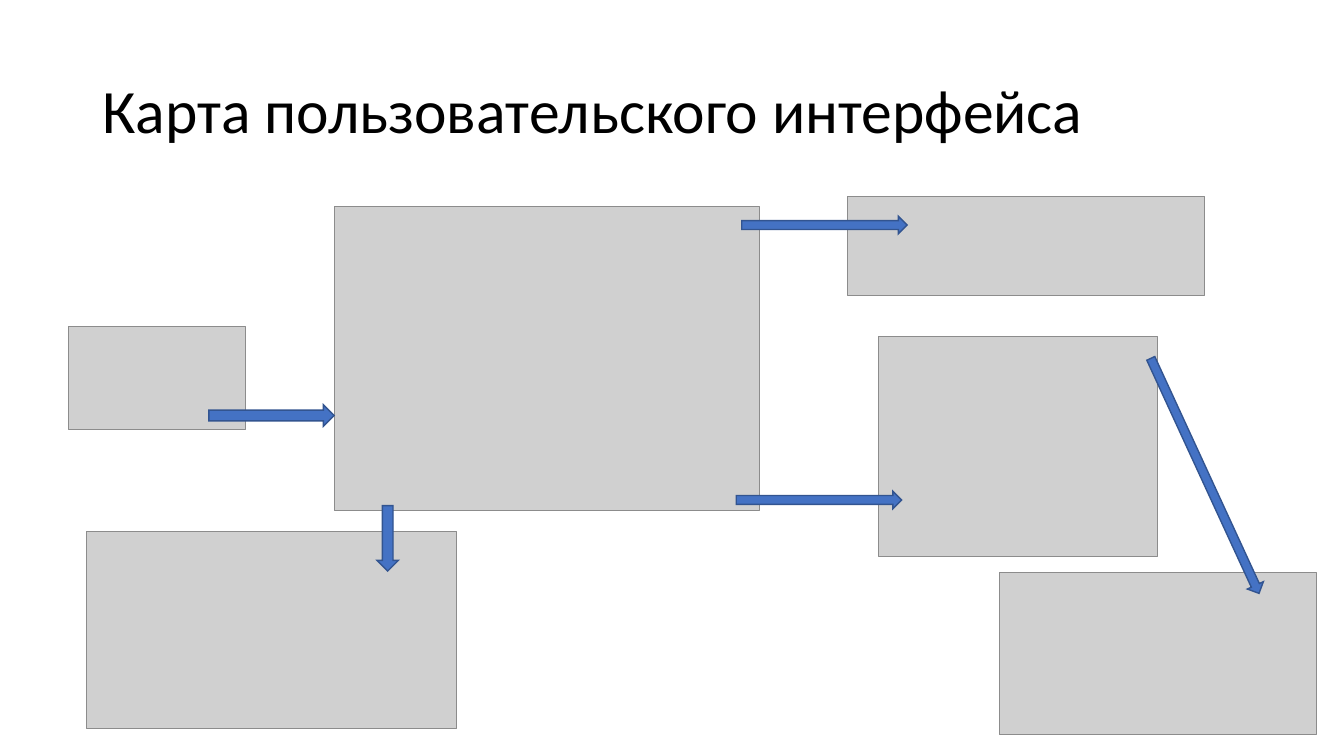
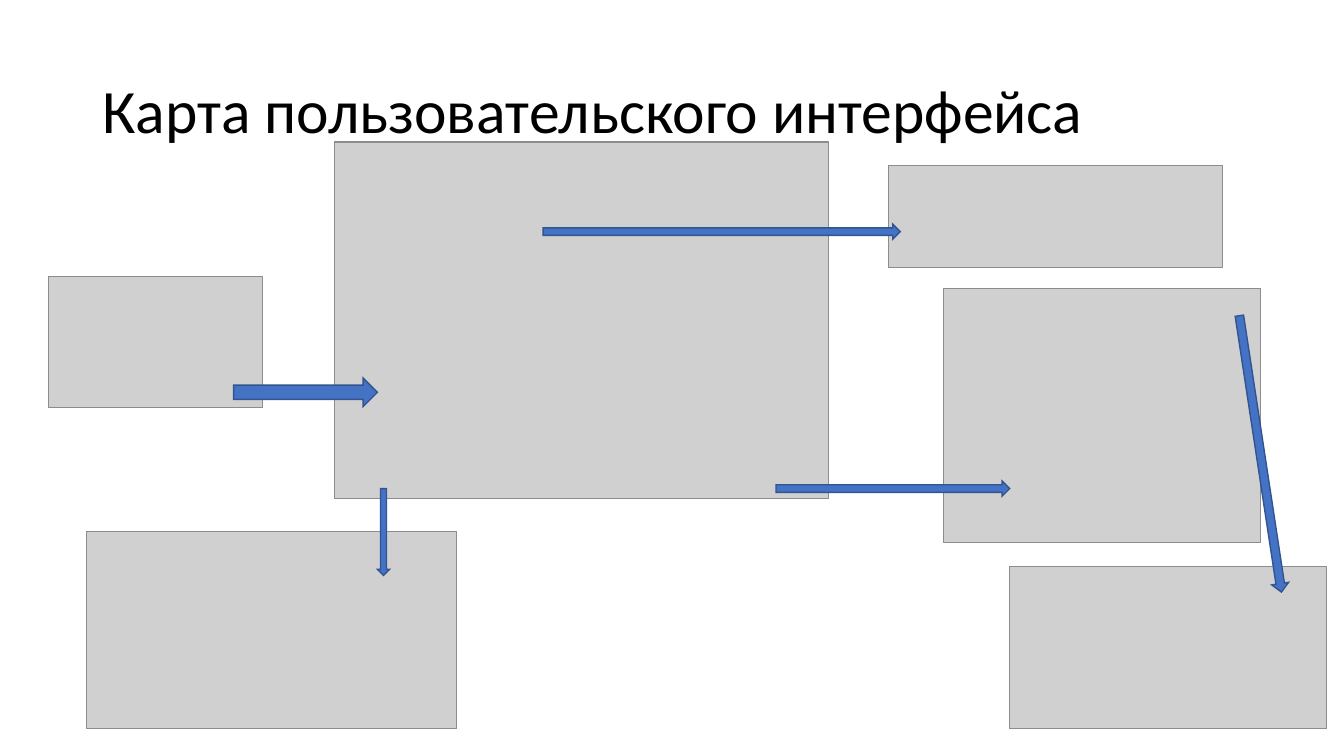
Before and after one commit to sofia-on-air/librarian, a slide deck: slide 4 of Презентация проекта.pptx (slide 3 before the commit). Drawn at 1344x756 pixels with LibreOffice and Linux fonts; fonts in the diff are those of the drawing; grey boxes stand for pictures. Boxes give left, top, right and bottom in pixels: in the first picture for what was removed or moved away, otherwise in the second. Text is boxed around its words. In the diff, an @@ line names an element or a change of style, - is before the commit and + after.

```diff
--- a/Презентация проекта.pptx
+++ b/Презентация проекта.pptx
@@ picture: place and size @@
-picture at (334,207,759,510)
+picture at (335,142,829,499)
@@ picture added at (889,165,1223,267) @@
@@ picture removed at (848,197,1206,296) @@
@@ right arrow: place and size @@
-right arrow at (742,217,907,234)
+right arrow at (543,224,900,239)
@@ picture added at (48,277,262,408) @@
@@ picture added at (944,288,1260,543) @@
@@ picture removed at (69,327,246,430) @@
@@ right arrow at (1231,315,1290,594): rotation 65 to 81 degrees @@
@@ picture removed at (879,336,1158,557) @@
@@ right arrow: place and size @@
-right arrow at (209,405,334,426)
+right arrow at (234,378,378,406)
@@ down arrow: place and size @@
-down arrow at (377,506,398,572)
+down arrow at (377,489,389,576)
@@ right arrow: place and size @@
-right arrow at (736,491,901,508)
+right arrow at (776,481,1010,496)
@@ picture: place and size @@
-picture at (999,573,1316,735)
+picture at (1010,567,1327,729)
```
Also in this commit, not shown: 3 slides added, 2 slides removed, 5 other files.
